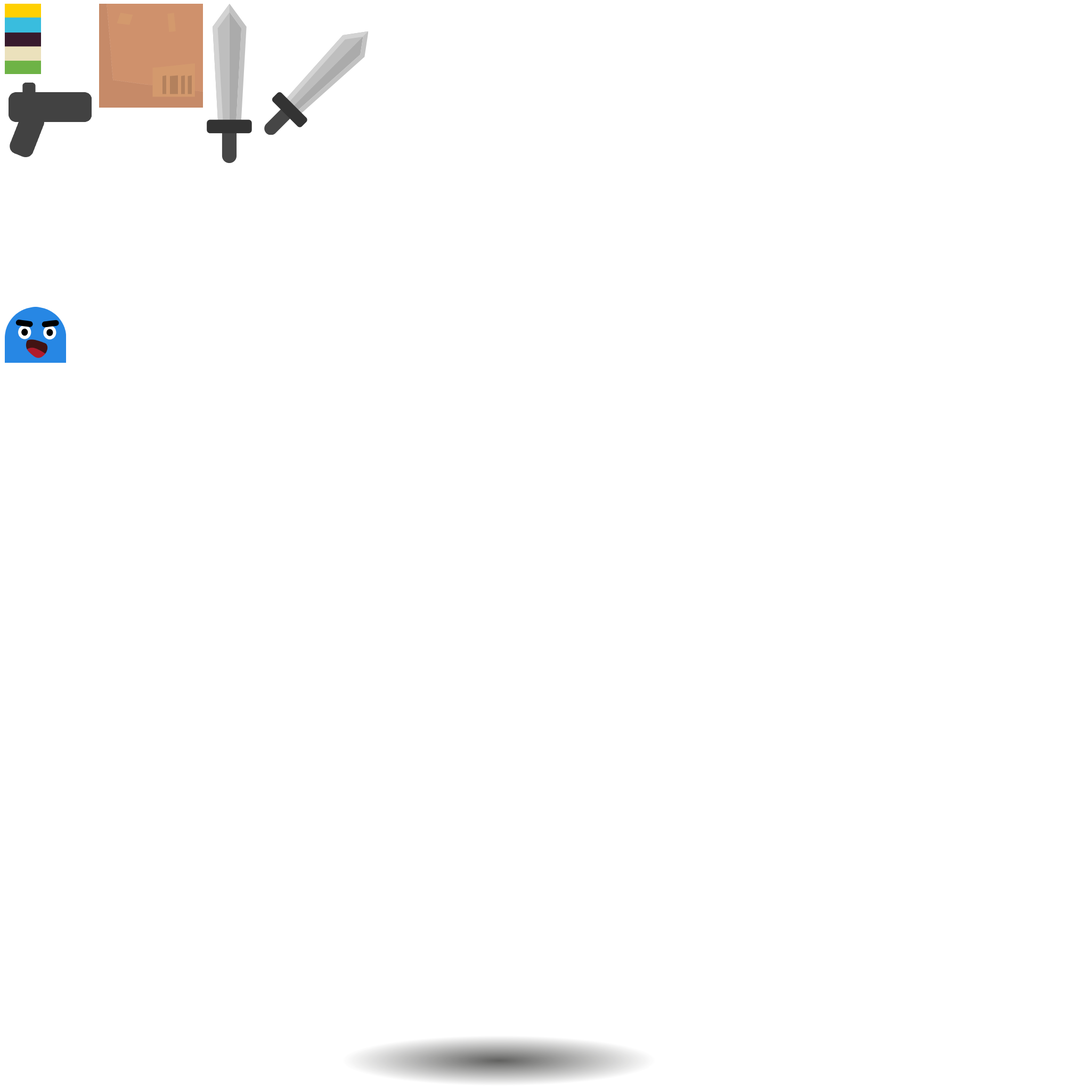
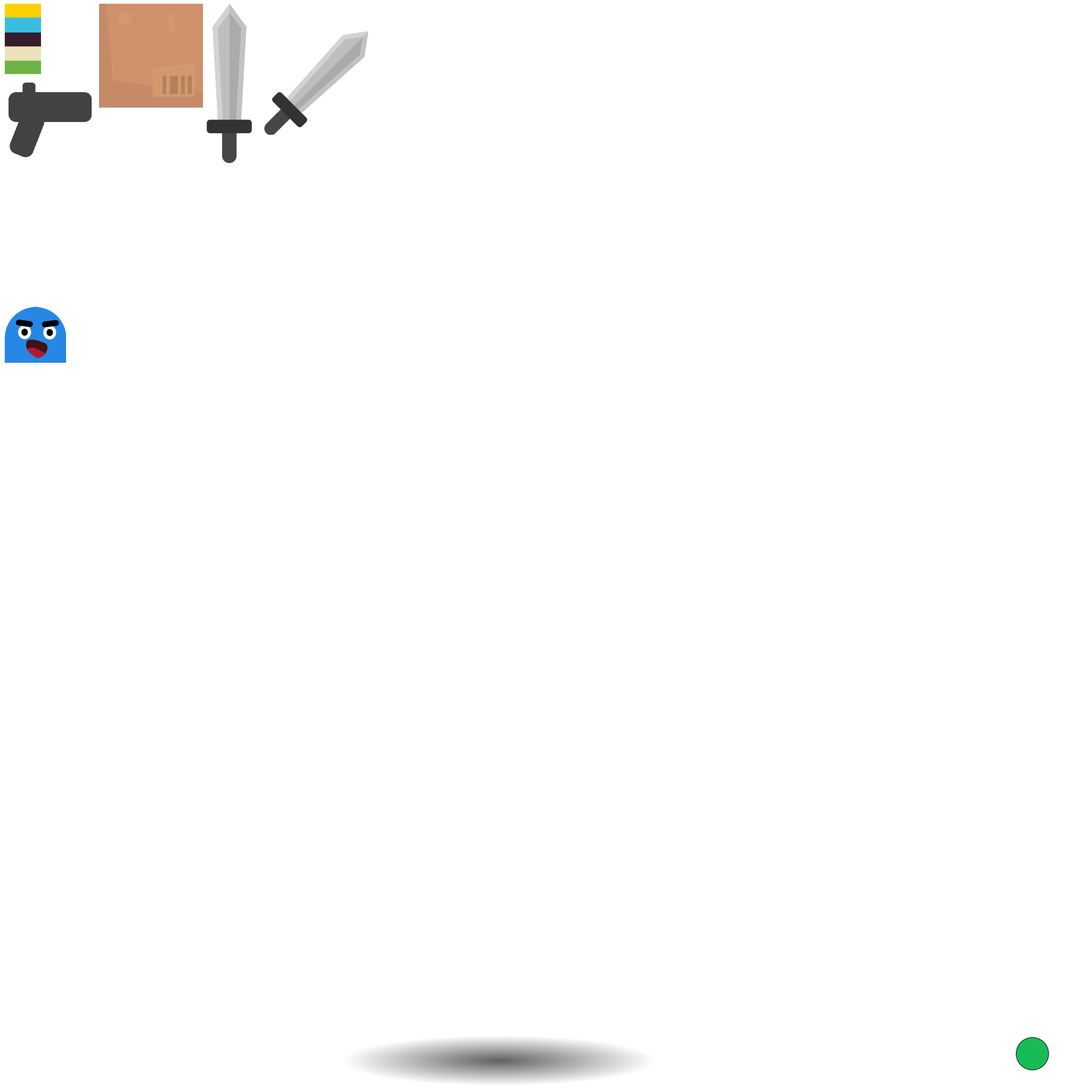
Two versions of the same layered image (1091px x 1091px). Layer-by-layer changes:
added layer "Эллипс 1" above "Layer 15" over (1016, 1037, 1050, 1071)
